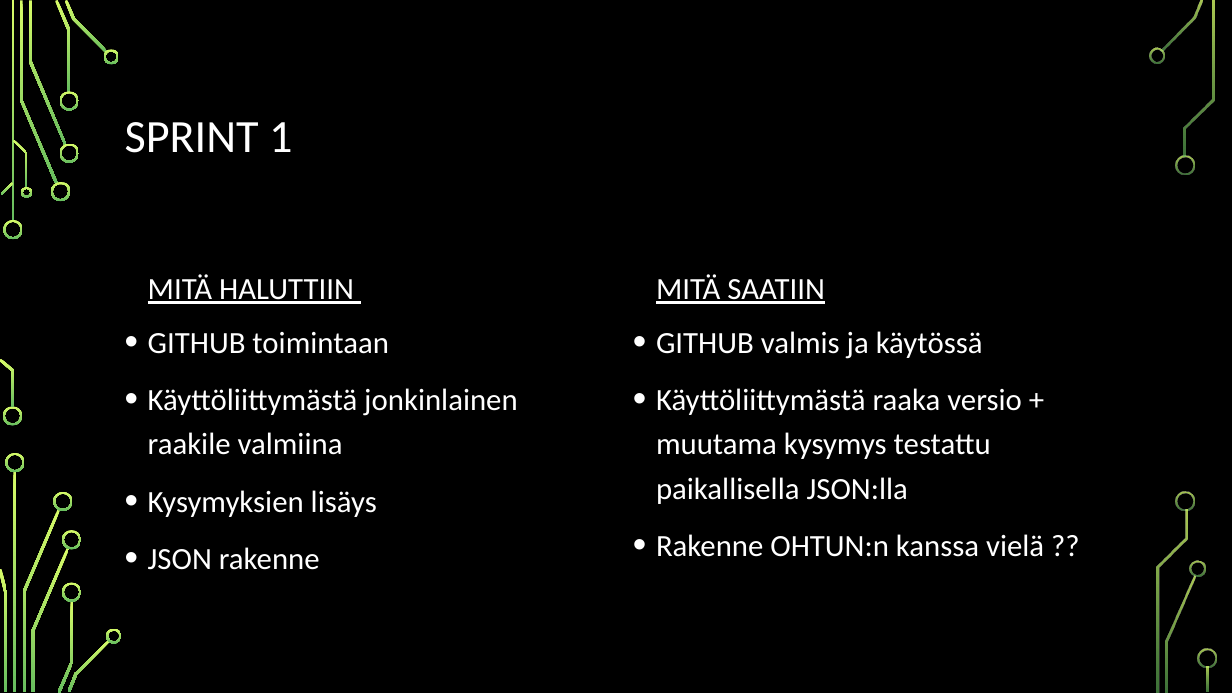
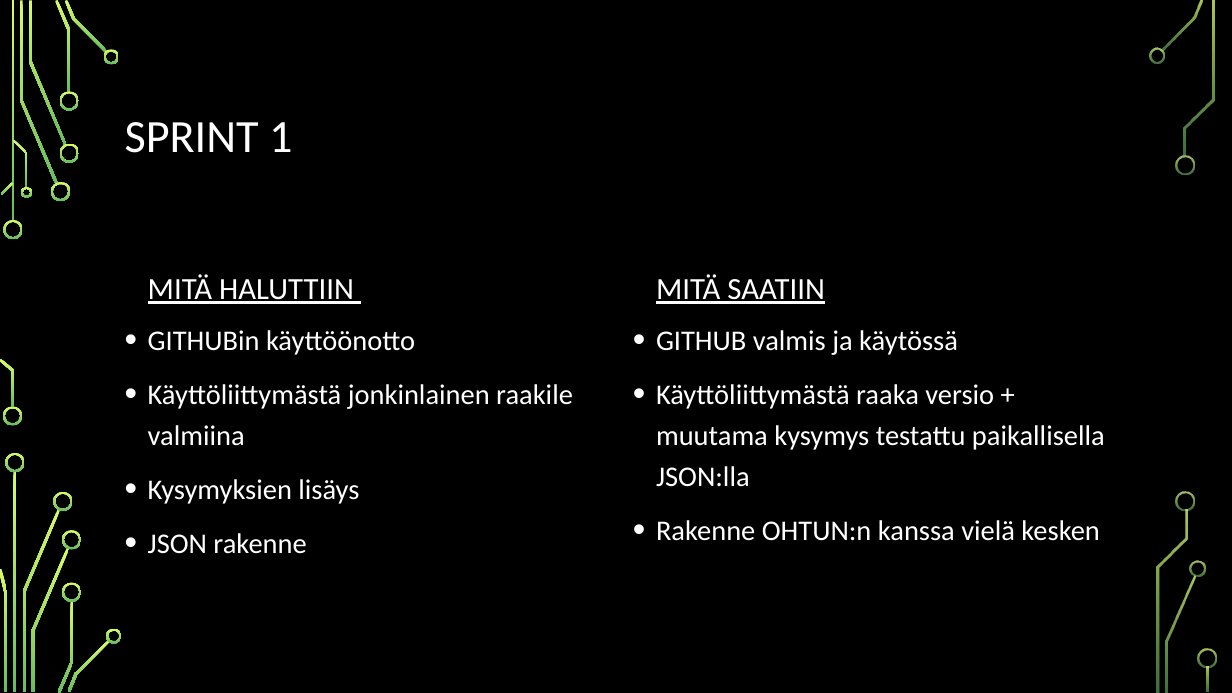
Before and after one commit to juliuspartanen/Reiska-1.1, a slide deck: slide 2 of PP-reiskat.pptx. Drawn at 1232x693 pixels with LibreOffice and Linux fonts; fonts in the diff are those of the drawing; background and template pictures are left out. Boxes give left, top, right and bottom in pixels: in the first picture for what was removed or moved away, otherwise in the second. Text is boxed around its words. In the diff, an @@ line names an element or a change of style, - is before the commit and + after.

```diff
--- a/PP-reiskat.pptx
+++ b/PP-reiskat.pptx
@@ text at box(148, 330, 415, 355): text changed; size 24 to 22.2 pt @@
-• GITHUB toimintaan
+• GITHUBin käyttöönotto
@@ text at box(656, 330, 1105, 487): size 24 to 22.2 pt in "GITHUB valmis ja käytössä", "Käyttöliittymästä raaka versio + muutama kysymys testattu ..." @@
@@ text at box(148, 384, 573, 554): size 24 to 22.2 pt in "Käyttöliittymästä jonkinlainen raakile valmiina", "Kysymyksien lisäys", "JSON rakenne" @@
@@ text at box(656, 520, 1099, 541): text changed; size 24 to 22.2 pt @@
-• Rakenne OHTUN:n kanssa vielä ??
+• Rakenne OHTUN:n kanssa vielä kesken
```
Also in this commit, not shown: 4 other slides changed, 2 slides removed.
